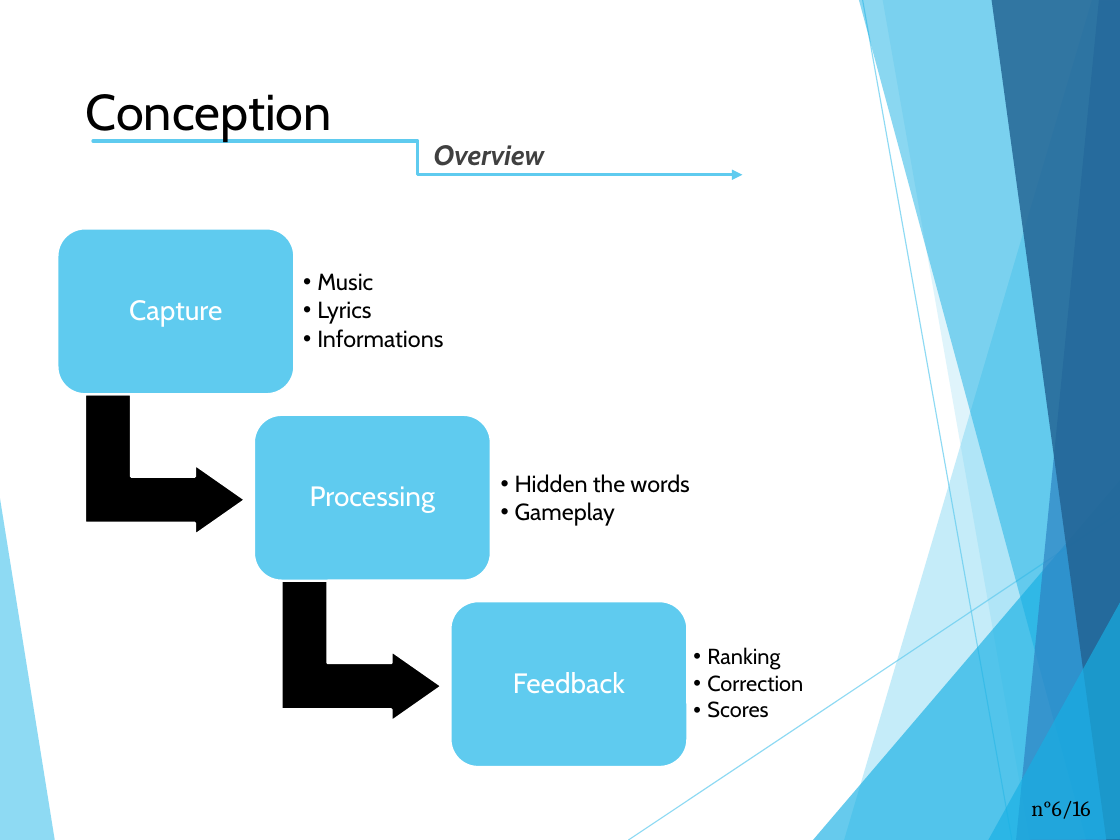
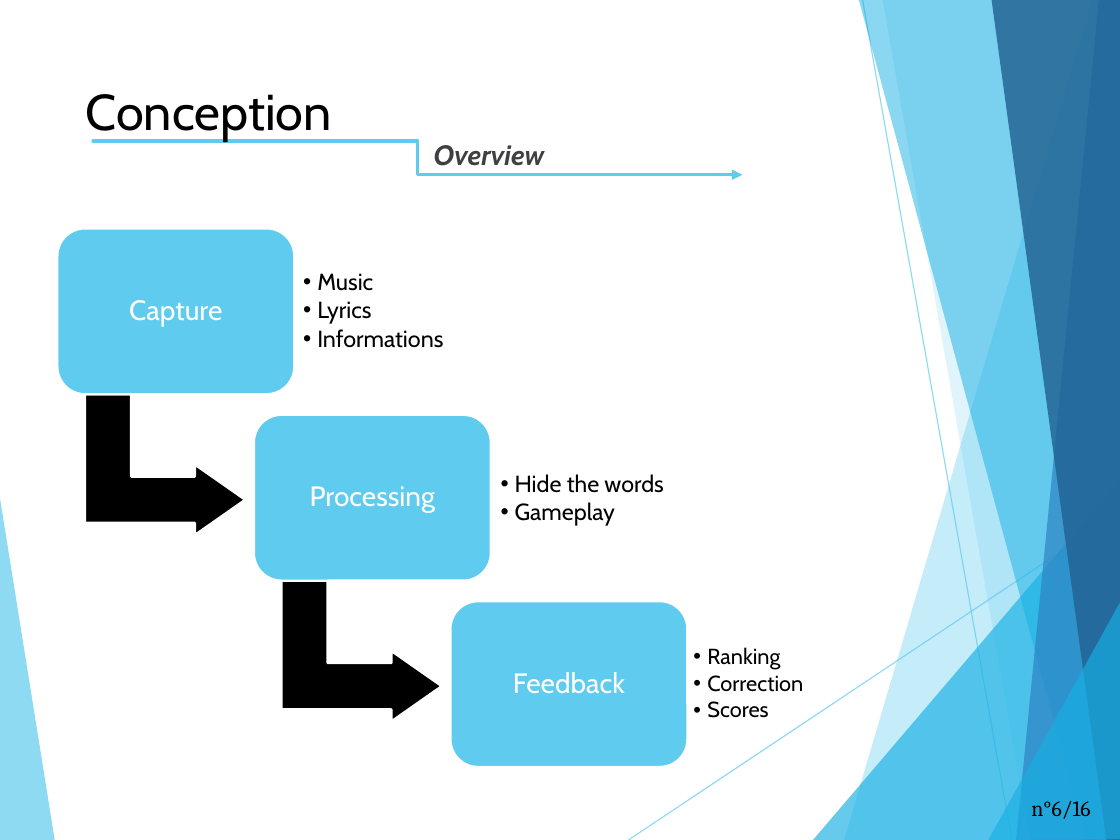
Before and after one commit to Terrasse/Dontforgetthelyrics, a slide deck: slide 6 of English_project.pptx. Drawn at 1120x840 pixels with LibreOffice and Linux fonts; fonts in the diff are those of the drawing. Boxes give left, top, right and bottom in pixels: in the first picture for what was removed or moved away, otherwise in the second. Text is boxed around its words. In the diff, an @@ line names an element or a change of style, - is before the commit and + after.

```diff
--- a/English_project.pptx
+++ b/English_project.pptx
@@ text at <box>515,474,663,493</box>: text changed @@
-  •• Hidden the words
+  •• Hide the words
```
Also in this commit, not shown: 2 other slides changed.
